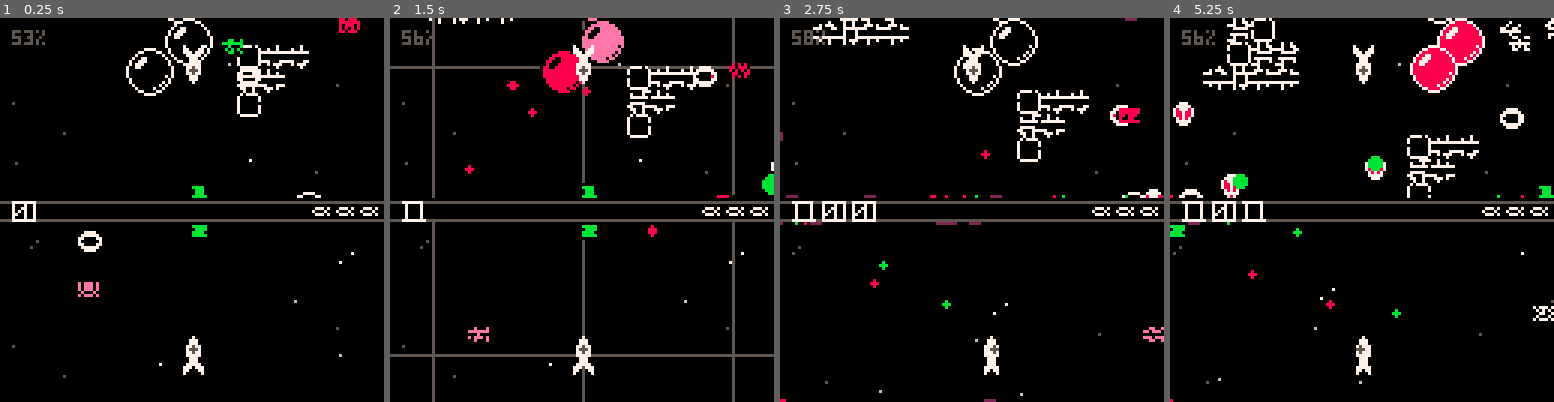
Above: before the commit, frames 1-4 (left to right).
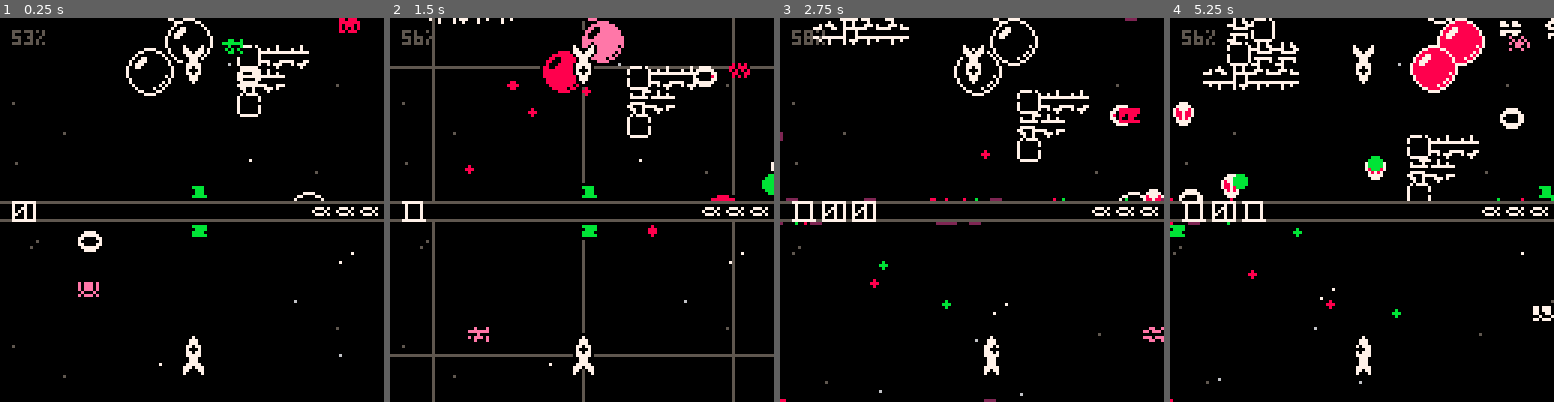
Above: after the commit, the same moments.

Repository: catnipped/friendlyfire
Game: PICO-8 cartridge friendlyfire.p8
The game is run twice, just before and just after one commit, with the same random seed, the same clock (stepped at 60 frames per second) and the same inputs.
Inputs:
- Up to frame 1 (0.25 s): no input
- Up to frame 2 (1.5 s): tap O (Z key) at 0.7 s
- Up to frame 3 (2.75 s): hold Right 1.6-2.1 s; tap O (Z key) at 1.7, 2.1, 2.5 s; hold Up 2.15-2.42 s; hold Right from 2.47 s (still down)
- Up to frame 4 (5.25 s): tap O (Z key) every 0.4 s from 2.9 to 4.9 s; release Right at 3.03 s; hold Left 3.08-3.58 s; hold Down 3.63-3.97 s; hold Right 4.02-4.68 s; hold Up 4.73-5.03 s; hold Left from 5.08 s (still down)

The runs differ from the first frame. In frame 1, less than 0.1% of the frame differs, in the area x 47-85%, y 7-88%; in frame 2, 0.3%; in frame 3, 0.4%; in frame 4, 0.6%, in the area x 0-100%, y 0-88%.

Commit message:
new chars

Diff:
--- a/friendlyfire.p8
+++ b/friendlyfire.p8
@@ -452,10 +452,10 @@
 					end
 					local lbounds = const.combinedbounds
 
-					if enemy.x > (lbounds.x2) then enemy.vector[1] -= 0.15 end
-					if enemy.x < (lbounds.x1) then enemy.vector[1] += 0.15 end
-					if enemy.y > (lbounds.y2) then enemy.vector[2] -= 0.15 end
-					if enemy.y < (lbounds.y1) then enemy.vector[2] += 0.15 end
+					if enemy.x > (lbounds.x2) then enemy.vector[1] -= 0.03 end
+					if enemy.x < (lbounds.x1) then enemy.vector[1] += 0.03 end
+					if enemy.y > (lbounds.y2) then enemy.vector[2] -= 0.03 end
+					if enemy.y < (lbounds.y1) then enemy.vector[2] += 0.03 end
 			end,
 			gfx = function(enemy, time)
 				palt(15,true)
@@ -547,6 +547,8 @@
 	--			enemy.vector = {sin(time%1),sin(time%1)}
 			end,
 			gfx = function(enemy, time)
+				palt(0,false)
+				palt(15,true)
 				spr(6,enemy.x-3,enemy.y-4)
 			end
 		}
@@ -824,7 +826,7 @@
 function _draw()
 	 if every(1) then cls() end
 
-	drawplayerviewport(state.players[2],0,60,-16)
+	drawplayerviewport(state.players[2],0,61,-16)
 	drawplayerviewport(state.players[1],68,128,-112)
 
 	clip()
@@ -854,13 +856,14 @@
 	drawstars(p)
 	drawgrid(p)
 	drawenemies(p,cambounds,y1,y2,yoffset)
+	for player in all(state.players) do
+		drawplayer(player, p, y1, y2, yoffset)
+	end
 	drawprojectiles(p,cambounds,y1,y2,yoffset)
 	for anim in all(state.animations) do
 		anim.gfx(anim)
 	end
-	for player in all(state.players) do
-		drawplayer(player, p, y1, y2, yoffset)
-	end
+
 	pal()
 end
 
@@ -906,13 +909,14 @@
 	local flipy = false
 	if p2 ~= p1 then
 		local x = mid((p1.x),p2.cam.x-64,p2.cam.x+59)
-		local y = flr(mid((p1.y),p2.cam.y+y1+yoffset+1,p2.cam.y+y2+yoffset-4))
+		local y = flr(mid((p1.y),p2.cam.y+y1+yoffset+1,p2.cam.y+y2+yoffset-5))
 		palt(15,true)
 		palt(0,false)
 		if every(60,0,40) then spr(11+p1.id,x-1,y-1) end
-		pal()
 	end
 	--if every(4,0,2) and p1.shield then circ(p1.x,p1.y,p1.shieldrad,3) end
+	palt(15,true)
+	palt(0,false)
 	if p1.id == 2 then flipy = true end
 	if btn(0,p1.id-1) then
 		spr(2,p1.x-3,p1.y-8,1,2,true,flipy)
@@ -921,6 +925,7 @@
 	else
 		spr(1,p1.x-3,p1.y-8,1,2,false,flipy)
 	end
+	pal()
 end
 
 function drawprojectiles(p,cambounds,y1,y2,yoffset)
@@ -997,7 +1002,7 @@
 3000000030003000003000003030000030003000300030003000000030003000000000000000000000000000000000000000000000000000000000000000000000000000000000000000000000000000000000000000000000000000000000000000000000000000000000000000000000000000000000000000000000000000
 3030300030300000003000003000000030003000300030003000000030303000000000000000000000000000000000000000000000000000000000000000000000000000000000000000000000000000000000000000000000000000000000000000000000000000000000000000000000000000000000000000000000000000
 3000000030003000303030003030300030003000303000003030300000300000000000000000000000000000000000000000000000000000000000000000000000000000000000000000000000000000000000000000000000000000000000000000000000000000000000000000000000000000000000000000000000000000
-0000003100000000000000000000000000000000000000000000000000000000000000000000000000000000000000000000000000000000000000000000000000000000000000000000000000000000000000000000000000000000000000000000000000000000000000000000000000000000000000000000000000000000
+0000000000000000000000000000000000000000000000000000000000000000000000000000000000000000000000000000000000000000000000000000000000000000000000000000000000000000000000000000000000000000000000000000000000000000000000000000000000000000000000000000000000000000
 3030300030303000303000003030300000000000000000000000000000000000000000000000000000000000000000000000000000000000000000000000000000000000000000000000000000000000000000000000000000000000000000000000000000000000000000000000000000000000000000000000000000000000
 3000000000300000300030003030000000000000000000000000000000000000000000000000000000000000000000000000000000000000000000000000000000000000000000000000000000000000000000000000000000000000000000000000000000000000000000000000000000000000000000000000000000000000
 3030300000300000303000003000000000000000000000000000000000000000000000000000000000000000000000000000000000000000000000000000000000000000000000000000000000000000000000000000000000000000000000000000000000000000000000000000000000000000000000000000000000000000
@@ -1009,3 +1014,14 @@
 0000000000000000000000000000001b1b1b001b1b1b00000000000000000000000000000000000000000000000000000000000000000000000000000000000000000000000000000000000000000000000000000000000000000000000000000000000000000000000000000000000000000000000000000000000000000000
 0000000000000000000000000000001b1b1b001b1b0000000000000000000000000000000000000000000000000000000000000000000000000000000000000000000000000000000000000000000000000000000000000000000000000000000000000000000000000000000000000000000000000000000000000000000000
 0000000000000000000000000000001b001b0000000000000000000000000000000000000000000000000000000000000000000000000000000000000000000000000000000000000000000000000000000000000000000000000000000000000000000000000000000000000000000000000000000000000000000000000000
+0000000000000000000000000000000000000000000000000000000000000000000000000000000000000000000000000000000000000000000000000000000000000000000000000000000000000000000000000000000000000000000000000000000000000000000000000000000000000000000000000000000000000000
+0000000000000000000000000000000000000000000000000000000000000000000000000000000000000000000000000000000000000000000000000000000000000000000000000000000000000000000000000000000000000000000000000000000000000000000000000000000000000000000000000000000000000000
+0000000000000000000000000000000000000000000000000000000000000000000000000000000000000000000000000000000000000000000000000000000000000000000000000000000000000000000000000000000000000000000000000000000000000000000000000000000000000000000000000000000000000000
+0000000000000000000000000000000000000000000000000000000000000000000000000000000000000000000000000000000000000000000000000000000000000000000000000000000000000000000000000000000000000000000000000000000000000000000000000000000000000000000000000000000000000000
+0000000000000000000000000000000000000000000000000000000000000000000000000000000000000000000000000000000000000000000000000000000000000000000000000000000000000000000000000000000000000000000000000000000000000000000000000000000000000000000000000000000000000000
+0000000000000000000000000000000000000000000000000000000000000000000000000000000000000000000000000000000000000000000000000000000000000000000000000000000000000000000000000000000000000000000000000000000000000000000000000000000000000000000000000000000000000000
+0000000000000000000000000000000000000000000000000000000000000000000000000000000000000000000000000000000000000000000000000000000000000000000000000000000000000000000000000000000000000000000000000000000000000000000000000000000000000000000000000000000000000000
+0031003200330034003500000000000000000000000000000000000000000000000000000000000000000000000000000000000000000000000000000000000000000000000000000000000000000000000000000000000000000000000000000000000000000000000000000000000000000000000000000000000000000000
+0000000000000000000000000000000000000000000000000000000000000000000000000000000000000000000000000000000000000000000000000000000000000000000000000000000000000000000000000000000000000000000000000000000000000000000000000000000000000000000000000000000000000000
+0000000000000000000000000000000000000000000000000000000000000000000000000000000000000000000000000000000000000000000000000000000000000000000000000000000000000000000000000000000000000000000000000000000000000000000000000000000000000000000000000000000000000000
+0036003700250038003900340031000000000000000000000000000000000000000000000000000000000000000000000000000000000000000000000000000000000000000000000000000000000000000000000000000000000000000000000000000000000000000000000000000000000000000000000000000000000000
Not shown, changed: 29 lines of the sprite sheet (__gfx__) section of friendlyfire.p8
